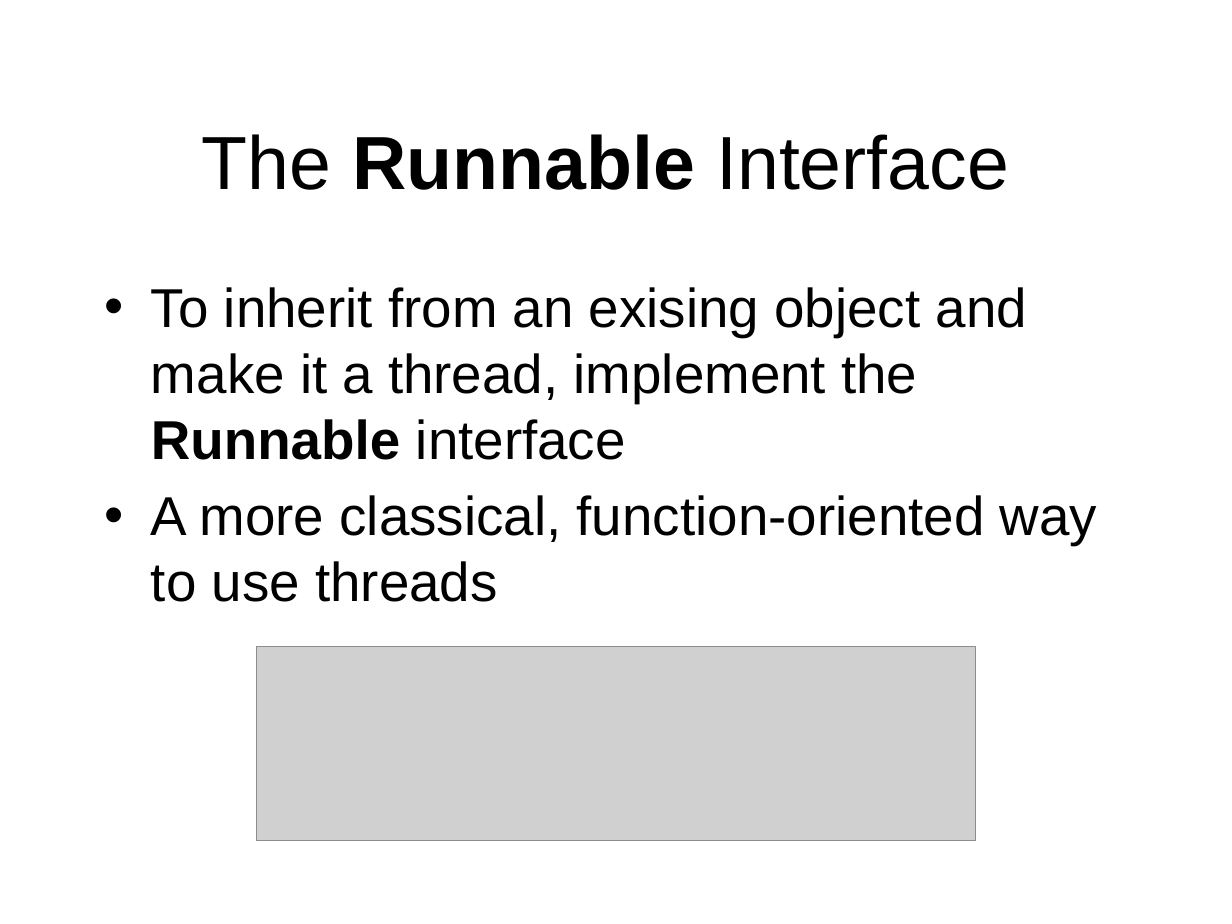
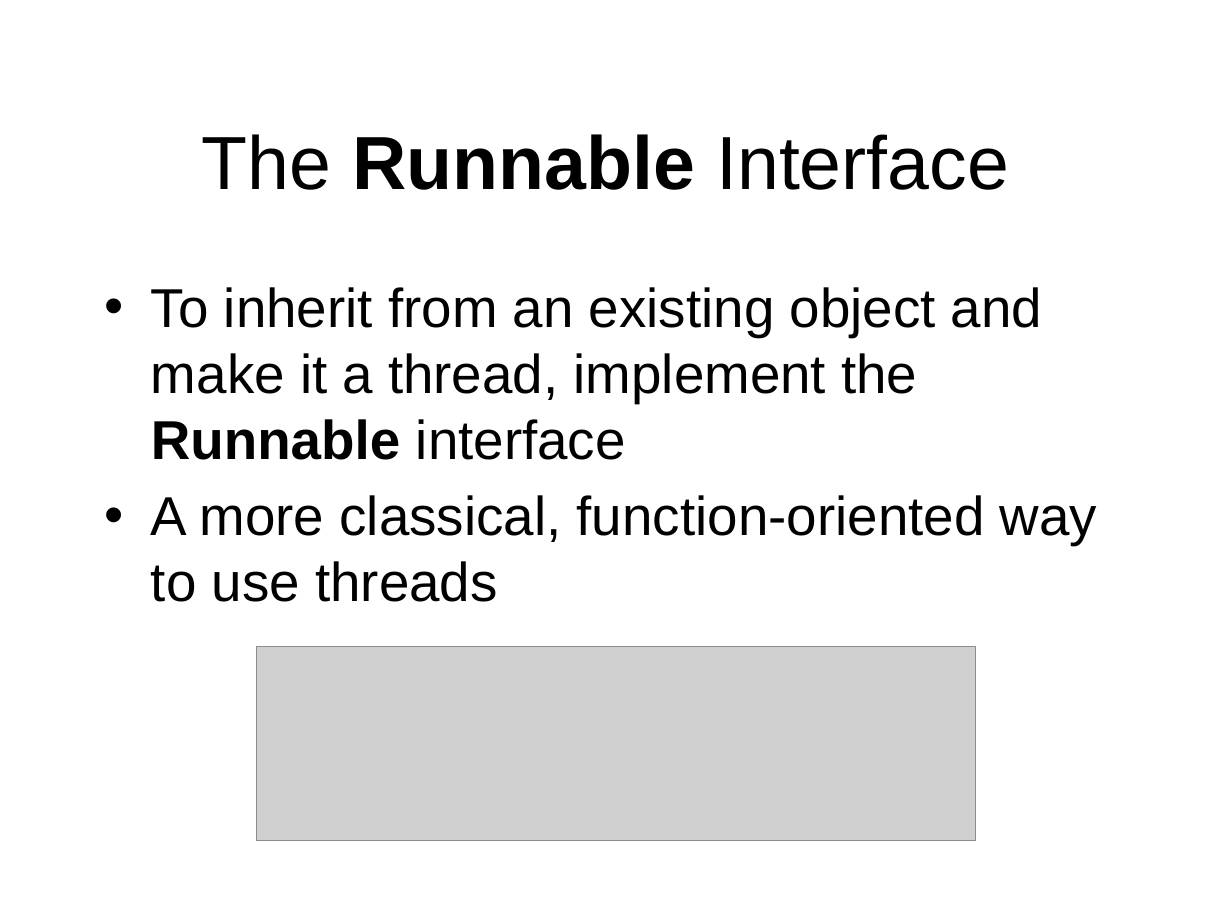
Before and after one commit to octaviordz/zjnu2017.github.io, a slide deck: slide 26 of OOP/lectures/100--Java.MultiThreading.pptx. Drawn at 1232x924 pixels with LibreOffice and Linux fonts; fonts in the diff are those of the drawing; grey boxes stand for pictures. Boxes give left, top, right and bottom in pixels: in the first picture for what was removed or moved away, otherwise in the second. Text is boxed around its words. In the diff, an @@ line names an element or a change of style, - is before the commit and + after.

Commit message:
Update slides.

```diff
--- a/OOP/lectures/100--Java.MultiThreading.pptx
+++ b/OOP/lectures/100--Java.MultiThreading.pptx
@@ text at (x1=151, y1=287, x2=1042, y2=460): text changed @@
-• To inherit from an exising object and make it a thread, implement the Runnable interface
+• To inherit from an existing object and make it a thread, implement the Runnable interface
```
Also in this commit, not shown: 10 other slides changed, 1 slide added.
